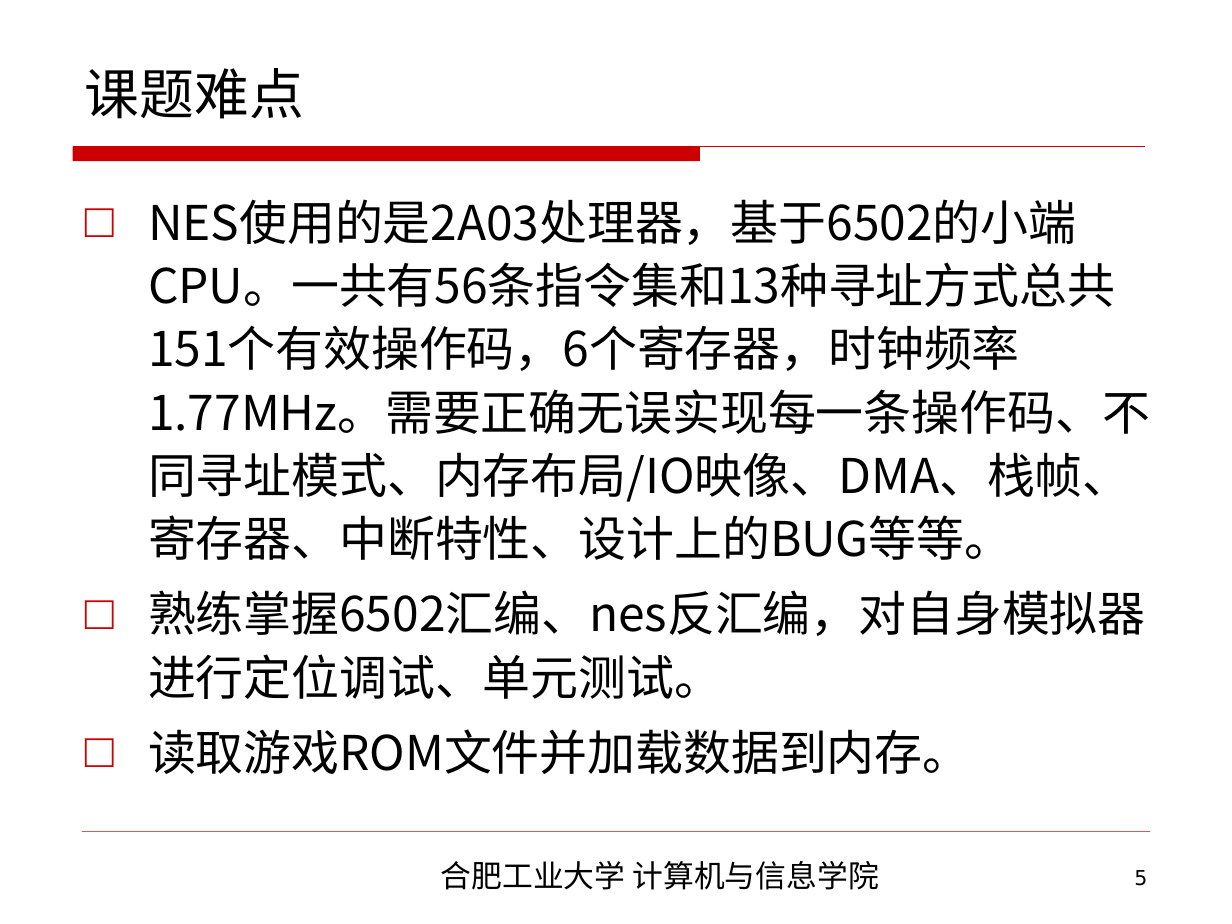
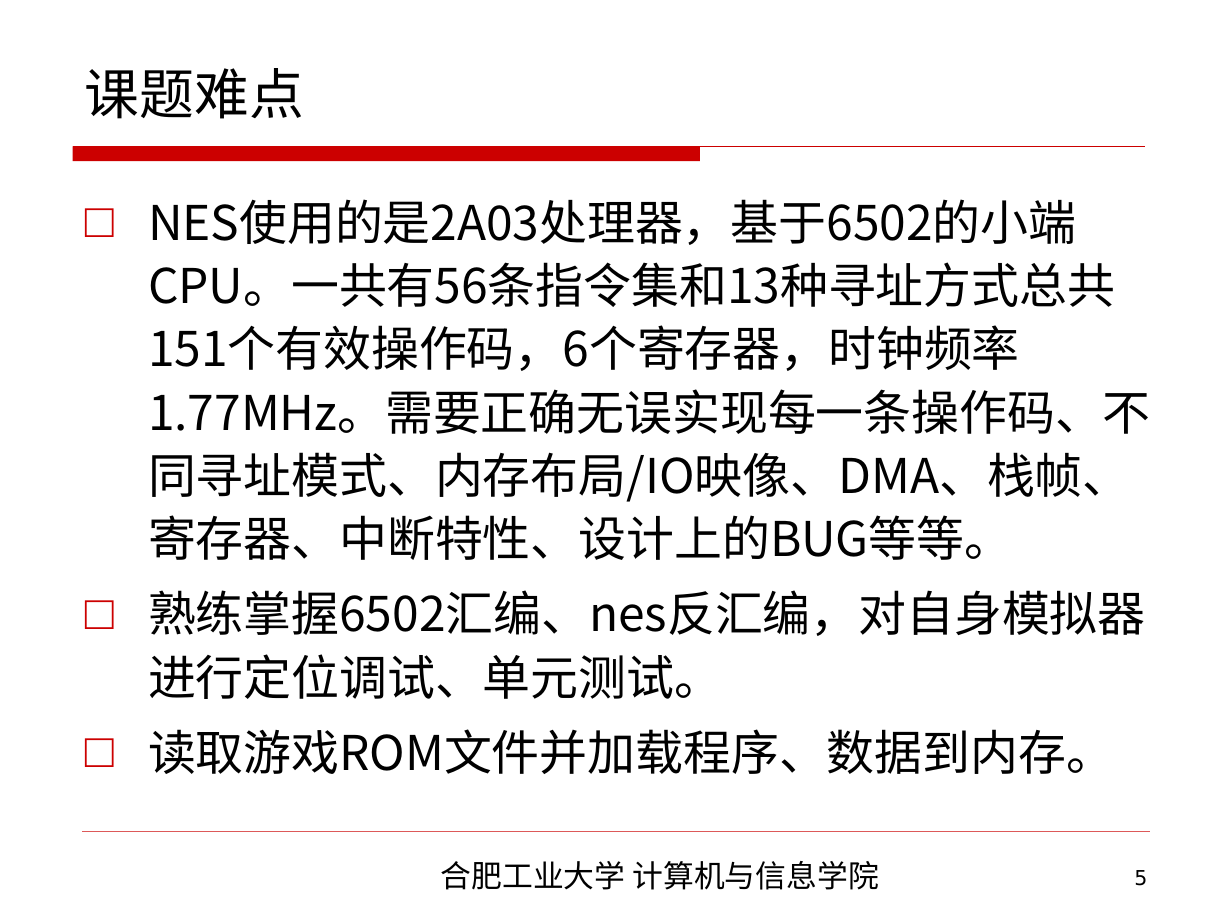
Before and after one commit to netcan/FCEmulator, a slide deck: slide 5 of notes/本科毕业设计开题汇报.ppt. Drawn at 1232x924 pixels with LibreOffice and Linux fonts; fonts in the diff are those of the drawing; background and template pictures are left out. Boxes give left, top, right and bottom in pixels: in the first picture for what was removed or moved away, otherwise in the second. Text is boxed around its words. In the diff, an @@ line names an element or a change of style, - is before the commit and + after.

```diff
--- a/notes/本科毕业设计开题汇报.ppt
+++ b/notes/本科毕业设计开题汇报.ppt
@@ text at bbox=[148, 729, 1114, 774]: text changed @@
-□ 读取游戏ROM文件并加载数据到内存。
+□ 读取游戏ROM文件并加载程序、数据到内存。
```
Also in this commit, not shown: 3 other slides changed, 2 other files.
